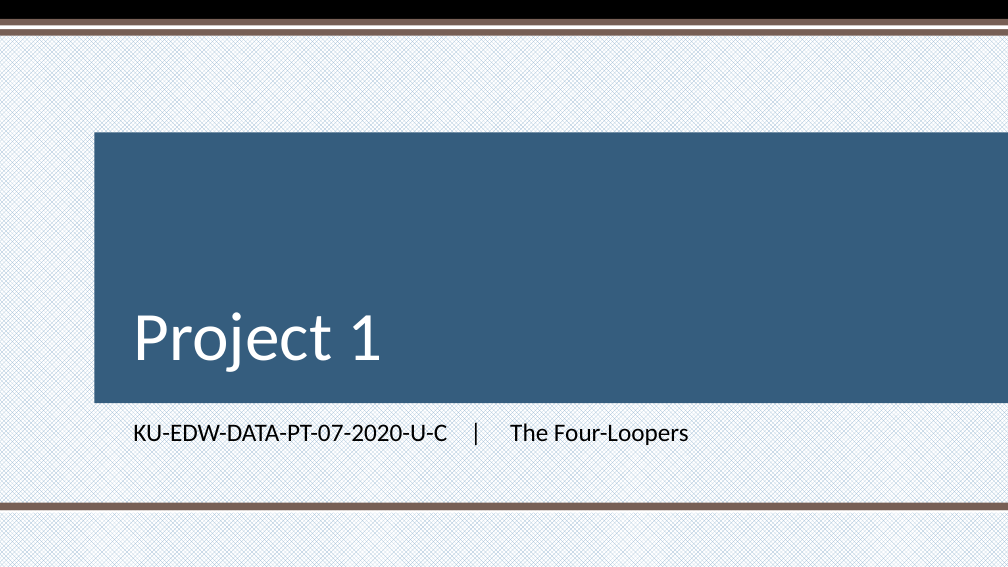
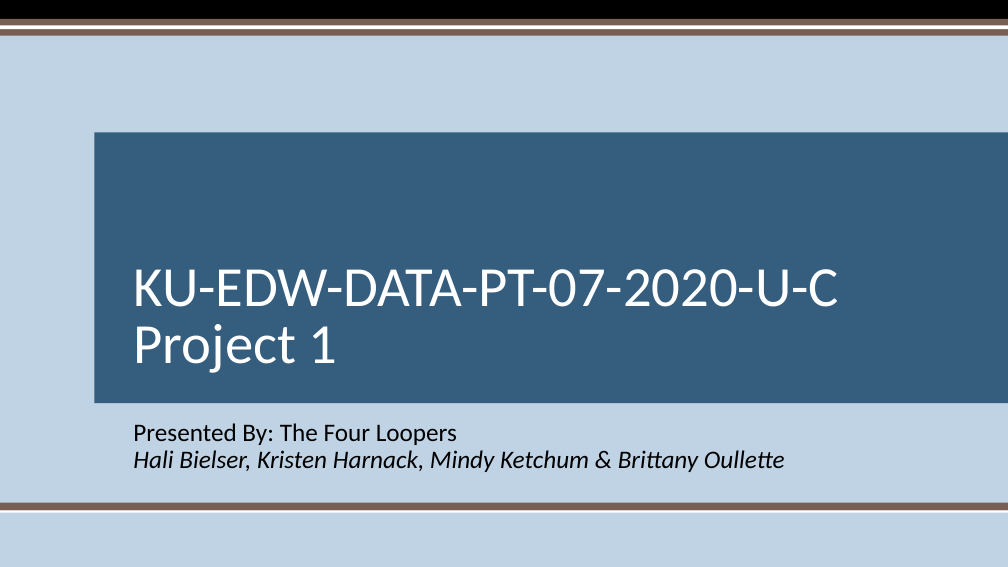
Before and after one commit to hbielser/FourLoopers.CityProject1, a slide deck: slide 1 of Project One PowerPoint Presentation 2.pptx. Drawn at 1008x567 pixels with LibreOffice and Linux fonts; fonts in the diff are those of the drawing; background and template pictures are left out. Boxes give left, top, right and bottom in pixels: in the first picture for what was removed or moved away, otherwise in the second. Text is boxed around its words. In the diff, an @@ line names an element or a change of style, - is before the commit and + after.

```diff
--- a/Project One PowerPoint Presentation 2.pptx
+++ b/Project One PowerPoint Presentation 2.pptx
@@ background pattern #94B6D2 on #FFFFFF to #BFD3E4 @@
@@ title at [133,269,839,373]: text changed; size 66 to 54 pt @@
-Project 1
+KU-EDW-DATA-PT-07-2020-U-C Project 1
@@ subtitle at [133,423,785,472]: text changed; italic on @@
-KU-EDW-DATA-PT-07-2020-U-C | The Four-Loopers
+Presented By: The Four Loopers
+Hali Bielser, Kristen Harnack, Mindy Ketchum & Brittany Oullette
```
Also in this commit, not shown: 1 other slide changed, 9 slides added, 3 slides removed, 17 other files.
